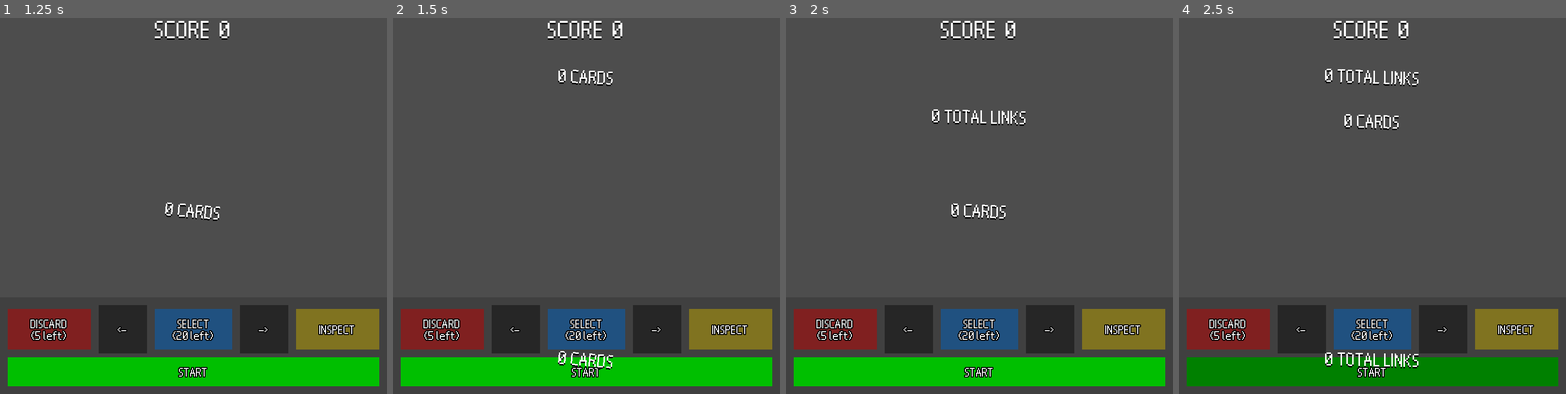
Above: before the commit, frames 1-4 (left to right).
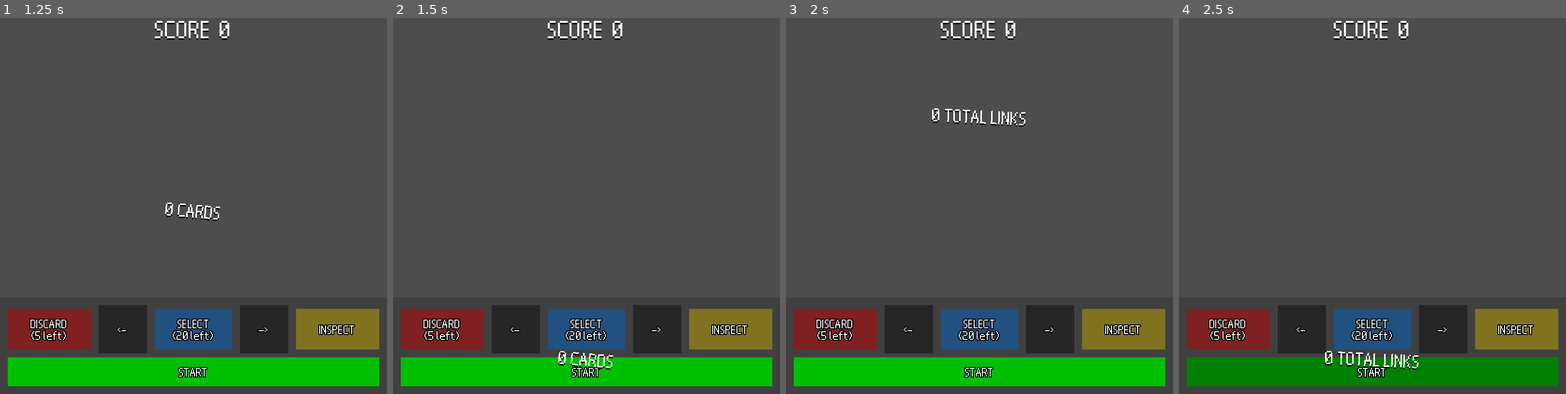
Above: after the commit, the same moments.

Repository: sjerpsthomas/job-hunter
Game: Godot game, scene res://screen/main/main_screen.tscn
Same seed, same stepped clock (60 frames per second), same inputs: the game is played once before the commit and once after it. This scene is started directly instead of the project's main scene.
Inputs (mouse positions are in pixels of both pictures, inside the frame that each line leads up to):
- Up to frame 1 (1.25 s): click "START" at 0.5 s
- Up to frame 2 (1.5 s): click "START" at 1.25 s
- Up to frame 3 (2 s): no input
- Up to frame 4 (2.5 s): tap Enter (ui_execute) at 2 s; move the mouse to (1457, 179) at 2.02 s; hold Right (ui_right) from 2.03 s (still down); hold Backspace (ui_card_discard) from 2.03 s (still down); click (1457, 179) at 2.17 s; tap Space (ui_accept) at 2.27 s; tap I (ui_card_info) at 2.3 s

Frame 1 is identical in both runs. In frame 2, 0.2% of the frame differs, in the area x 42-57%, y 13-19%; in frame 3, 0.4%; in frame 4, 0.8%, in the area x 37-62%, y 13-94%.
Error in both runs: Out of bounds get index '-1' (on base: 'Array[PortfolioItem]') (res://screen/main/cards.gd:32)

Commit message:
Add game state management

Diff:
--- a/project.godot
+++ b/project.godot
@@ -54,11 +54,6 @@
 "events": [Object(InputEventKey,"resource_local_to_scene":false,"resource_name":"","device":-1,"window_id":0,"alt_press …(195 unchanged characters)…
 ]
 }
-ui_card_shift={
-"deadzone": 0.2,
-"events": [Object(InputEventKey,"resource_local_to_scene":false,"resource_name":"","device":-1,"window_id":0,"alt_pressed":false,"shift_pressed":false,"ctrl_pressed":false,"meta_pressed":false,"pressed":false,"keycode":0,"physical_keycode":4194325,"key_label":0,"unicode":0,"location":0,"echo":false,"script":null)
-]
-}
 ui_card_discard={
 "deadzone": 0.2,
 "events": [Object(InputEventKey,"resource_local_to_scene":false,"resource_name":"","device":-1,"window_id":0,"alt_press …(195 unchanged characters)…
--- a/screen/main/cards.gd
+++ b/screen/main/cards.gd
@@ -3,7 +3,7 @@
 var card_id := 0
 var cards: Array[Card]
 
-@onready var main_screen := get_parent()
+@onready var main_screen := get_parent() as MainScreen
 
 const CARD_COUNT := 5
 
@@ -80,10 +80,6 @@
 		reveal_card(cards[card_id])
 		get_viewport().set_input_as_handled()
 
-	elif event.is_action_pressed("ui_card_shift"):
-		shift_card(card_id)
-		get_viewport().set_input_as_handled()
-
 	elif event.is_action_pressed("ui_card_discard"):
 		discard_card(card_id)
 		get_viewport().set_input_as_handled()
@@ -127,6 +123,9 @@
 
 
 func reveal_card(card: Card) -> void:
+	if main_screen.state != MainScreen.State.NORMAL:
+		return
+
 	collapse_all(card)
 
 	if card.collapsed:
@@ -136,8 +135,11 @@
 
 
 func pick_card(card: Card) -> void:
+	if main_screen.state != MainScreen.State.NORMAL:
+		return
+
 	if not card.collapsed:
-		return
+		card.collapse()
 
 	if card.picked:
 		card.picked = false
@@ -148,15 +150,11 @@
 
 	card.set_border(true)
 
-func shift_card(card_index: int) -> void:
-	var card := cards[card_index]
-
-	cards.remove_at(card_index)
-	cards.push_front(card)
-
-	set_card_id(card_id)
 
 func discard_card(card_index: int) -> void:
+	if main_screen.state != MainScreen.State.NORMAL:
+		return
+
 	if main_screen.discard_count <= 0:
 		return
 
--- a/screen/main/main_screen.gd
+++ b/screen/main/main_screen.gd
@@ -1,3 +1,4 @@
+class_name MainScreen
 extends Node2D
 
 
@@ -7,6 +8,14 @@
 		%Score.text = str("SCORE  ", score)
 
 var shake: float
+
+enum State {
+	NORMAL,
+	EXECUTING,
+	GAME_OVER
+}
+
+var state := State.NORMAL
 
 var select_count: int:
 	set(new_select_count):
@@ -20,7 +29,7 @@
 
 
 func _unhandled_input(event: InputEvent) -> void:
-	if event.is_action_pressed("ui_execute"):
+	if state == State.NORMAL and event.is_action_pressed("ui_execute"):
 		var items: Array[PortfolioItemsCollection.PortfolioItem] = []
 		for card: Card in %Cards.get_children():
 			if card.picked:
@@ -38,8 +47,11 @@
 
 func execute_card_sequence(items: Array[PortfolioItemsCollection.PortfolioItem]) -> void:
 	## PROLOG
+	state = State.EXECUTING
+
 	if %Cards.collapse_all():
 		await get_tree().create_timer(1).timeout
+
 
 	## NUMBER OF CARDS SEQUENCE
 	var card_count := items.size()
@@ -117,10 +129,15 @@
 
 	await get_tree().create_timer(0.5).timeout
 
+
 	## EPILOG
-	%Cards.discard_and_redraw()
+	if select_count == 0:
+		state = State.GAME_OVER
+	else:
+		state = State.NORMAL
+		%Cards.discard_and_redraw()
 
-	await get_tree().create_timer(0.5).timeout
+		await get_tree().create_timer(0.5).timeout
 
 
 func spawn_text(text_str: String) -> void:
